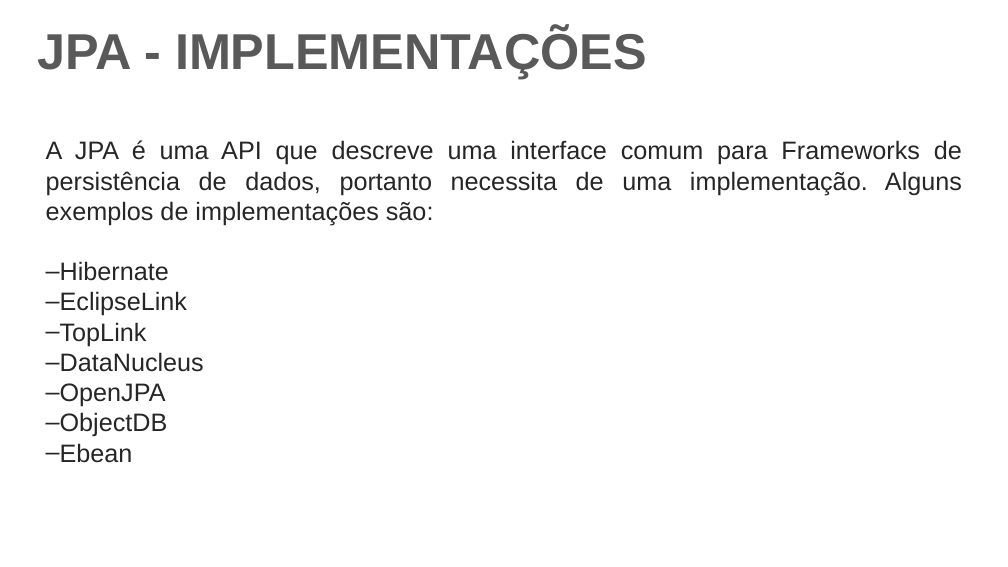
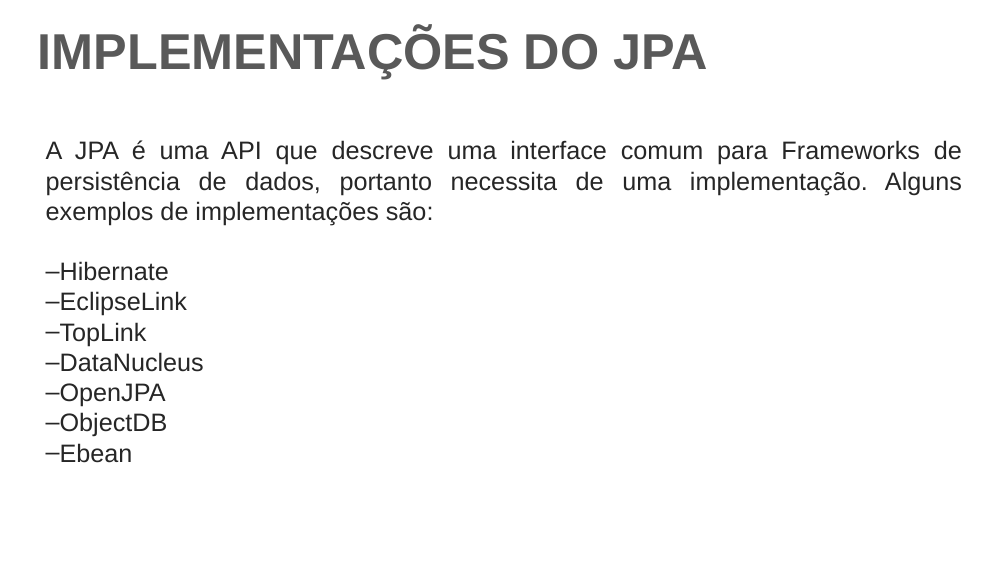
Before and after one commit to DeehSlash/apresentacao-jpa, a slide deck: slide 11 of Apresentação.pptx. Drawn at 1008x567 pixels with LibreOffice and Linux fonts; fonts in the diff are those of the drawing; background and template pictures are left out. Boxes give left, top, right and bottom in pixels: in the first picture for what was removed or moved away, otherwise in the second. Text is boxed around its words. In the diff, an @@ line names an element or a change of style, - is before the commit and + after.

```diff
--- a/Apresentação.pptx
+++ b/Apresentação.pptx
@@ text at (38, 29, 707, 79): text changed @@
-JPA - IMPLEMENTAÇÕES
+IMPLEMENTAÇÕES DO JPA
```
Also in this commit, not shown: 2 other slides changed.
